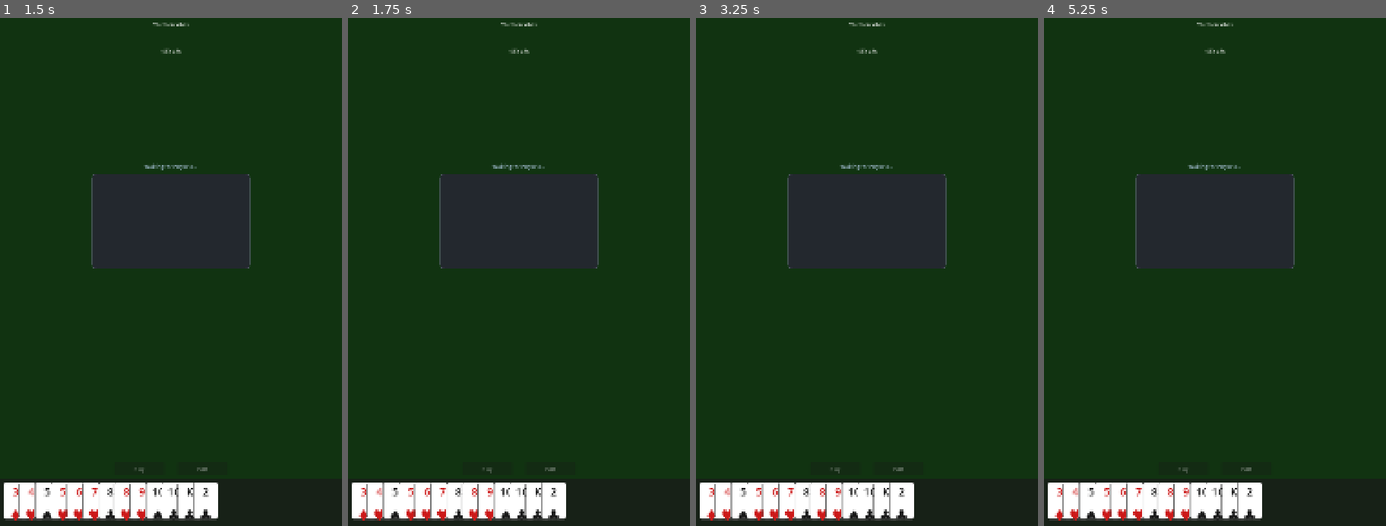
Above: before the commit, frames 1-4 (left to right).
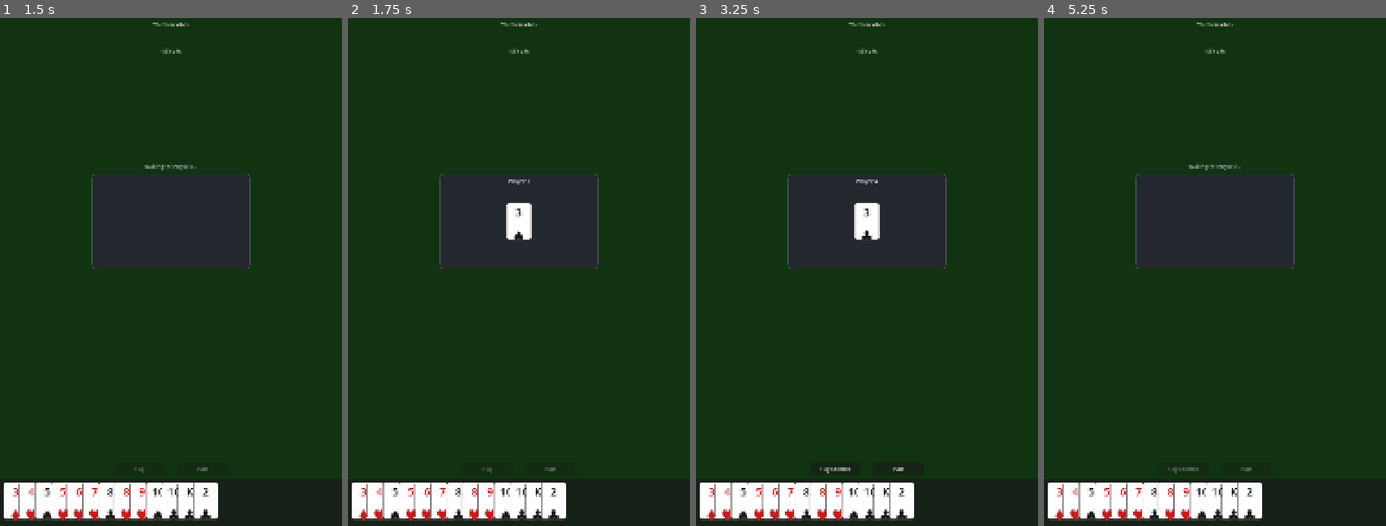
Above: after the commit, the same moments.

Repository: binhrobles/thirteen
Game: Godot game, scene res://scenes/main.tscn
Two runs of this game, one before a commit and one after it. Both use one fixed random seed, a clock stepped at 60 frames per second and the inputs below.
Inputs (mouse positions are in pixels of both pictures, inside the frame that each line leads up to):
- Up to frame 1 (1.5 s): tap Enter at 0.5 s; move the mouse to (17, 500) at 0.52 s; click (17, 500) at 0.67 s; tap Space at 1.25 s; move the mouse to (30, 500) at 1.27 s; click (30, 500) at 1.42 s
- Up to frame 2 (1.75 s): no input
- Up to frame 3 (3.25 s): tap Enter at 2 s; move the mouse to (743, 500) at 2.02 s; click (743, 500) at 2.17 s; tap Space at 2.75 s; move the mouse to (760, 500) at 2.77 s; click (760, 500) at 2.92 s
- Up to frame 4 (5.25 s): click (1184, 470) at 3.5 s, where only the run after the commit has a clickable "Play Selected"; click (1184, 470) at 4.25 s, where only the run after the commit has a clickable "Play Selected"; click (1245, 470) at 5 s, where only the run after the commit has a clickable "Pass"

Frame 1 is identical in both runs. In frame 2, 0.7% of the frame differs, in the area x 42-58%, y 28-44%; in frame 3, 0.7%, in the area x 36-61%, y 28-90%; in frame 4, less than 0.1%.
Error before the commit: Invalid type in function 'can_play' in base 'RefCounted (GameState)'. The array of argument 2 (Array) does not have the same element type as the expected typed…

Commit message:
Fix array type mismatch in bot play logic
Use typed Array[Card] arrays when calling can_play() and play_cards()
to match the expected function signatures. Prevents runtime crash.

- Create cards_to_play: Array[Card] = [card] instead of [card]
- Create fallback_play: Array[Card] = [hand[0]] for power plays

Fixes: Invalid type error when bots try to play cards

Diff:
--- a/scripts/turn_manager.gd
+++ b/scripts/turn_manager.gd
@@ -103,10 +103,11 @@
 
 	# Try singles first
 	for card in hand:
-		var result = game_state.can_play(player_id, [card])
+		var cards_to_play: Array[Card] = [card]
+		var result = game_state.can_play(player_id, cards_to_play)
 		if result.valid:
-			game_state.play_cards(player_id, [card])
-			_show_bot_play(player_id, [card])
+			game_state.play_cards(player_id, cards_to_play)
+			_show_bot_play(player_id, cards_to_play)
 			play_made = true
 			break
 
@@ -118,8 +119,9 @@
 		else:
 			# Has power but no valid play? Just play first card
 			if not hand.is_empty():
-				game_state.play_cards(player_id, [hand[0]])
-				_show_bot_play(player_id, [hand[0]])
+				var fallback_play: Array[Card] = [hand[0]]
+				game_state.play_cards(player_id, fallback_play)
+				_show_bot_play(player_id, fallback_play)
 
 
 func _show_bot_play(player_id: int, cards: Array[Card]) -> void:
